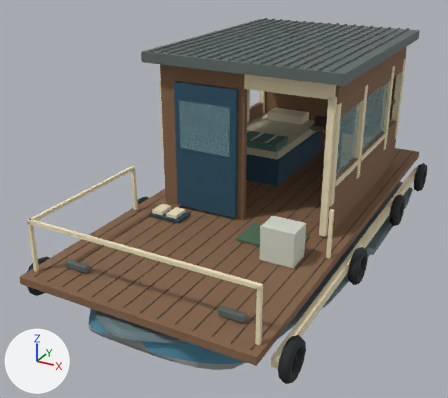
What one commit did to the glTF model johansson-town/assets/models/harbour/fujita-houseboat.glb.
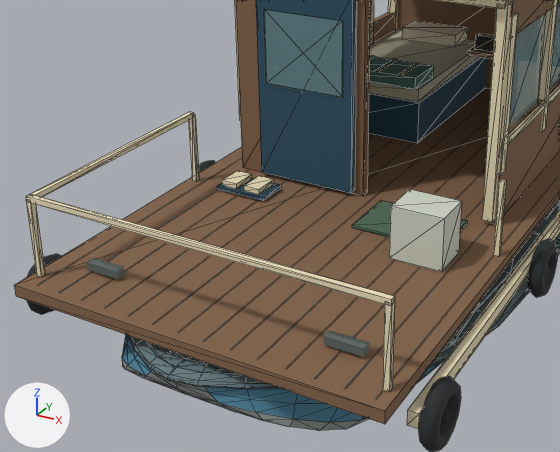
There are two pictures of each version: one whole from a camera (50 mm lens) standing at (3.63, -7.81, 3.85) and looking at (-0.42, -0.45, 0.17), one close up on the part from 2% to 82% of the width and 24% to 96% of the height. The axes (+X, +Y, +Z) are drawn at lower left. The lights are the same throughout. The last two pictures show the newer version. The close-ups show mesh edges as thin lines. Where no turn or scale is listed for an object, it has been applied to the vertices. Vertices at exactly the same position are counted once.

The first close-up shows 'Cabin window.003', 'Door frosted panel', 'Houseboat fittings', 'Houseboat fittings.001', 'Houseboat fittings.002', 'Houseboat fittings.003', 'Houseboat fittings.004', 'Houseboat fittings.005', 'Houseboat fittings.016', 'Houseboat fittings.017', 'Houseboat_gunwale', 'Houseboat_hull' and 6 more.
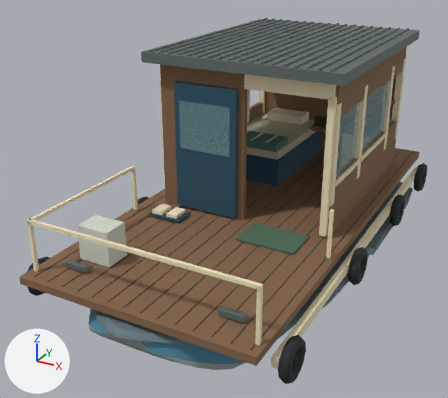
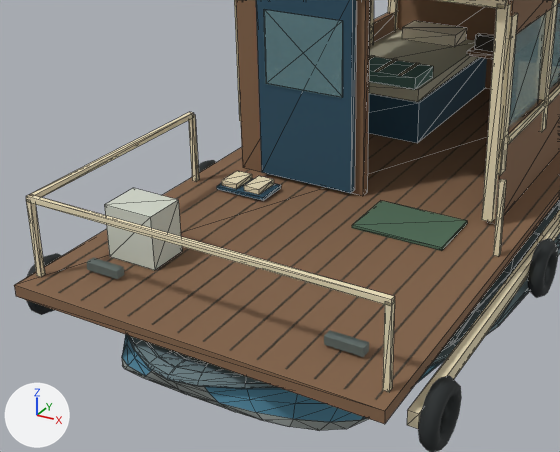
Diff of the bpy script that builds the scene:
```diff
--- a/johansson-town/assets/models/harbour/fujita-houseboat.glb.py
+++ b/johansson-town/assets/models/harbour/fujita-houseboat.glb.py
@@ me_mesh_27 @@
 # used by ob_houseboat_fittings_017; location = (0.0, 0.0, 0.0)
-me_mesh_27.from_pydata(...)  # 8 vertices, 12 faces; spans x 0.755..1.205, y -1.675..-1.325, z 0.07..0.53
+me_mesh_27.from_pydata(...)  # 8 vertices, 12 faces; spans x -1.205..-0.755, y -2.725..-2.375, z 0.07..0.53
+# me_mesh_27 part 1: the whole mesh is moved by (-1.96, -1.05, 0.0)
 me_mesh_27.materials.append(mat_material_22)
```

Pixel boxes [x1, y1, x2, y2] of what changed, in the close-ups (560 x 452 px):
'Houseboat fittings.017', moved
    before: [389, 189, 462, 272]
    after: [104, 188, 182, 270]
'Houseboat fittings.016', unchanged, uncovered by the edit
    before: [352, 201, 467, 237]
    after: [352, 201, 467, 251]
